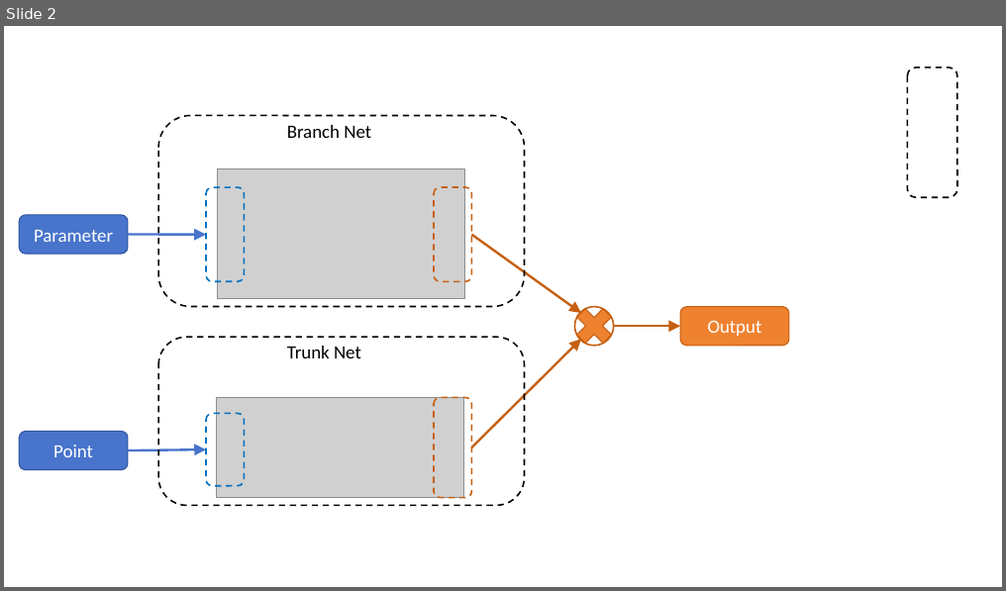
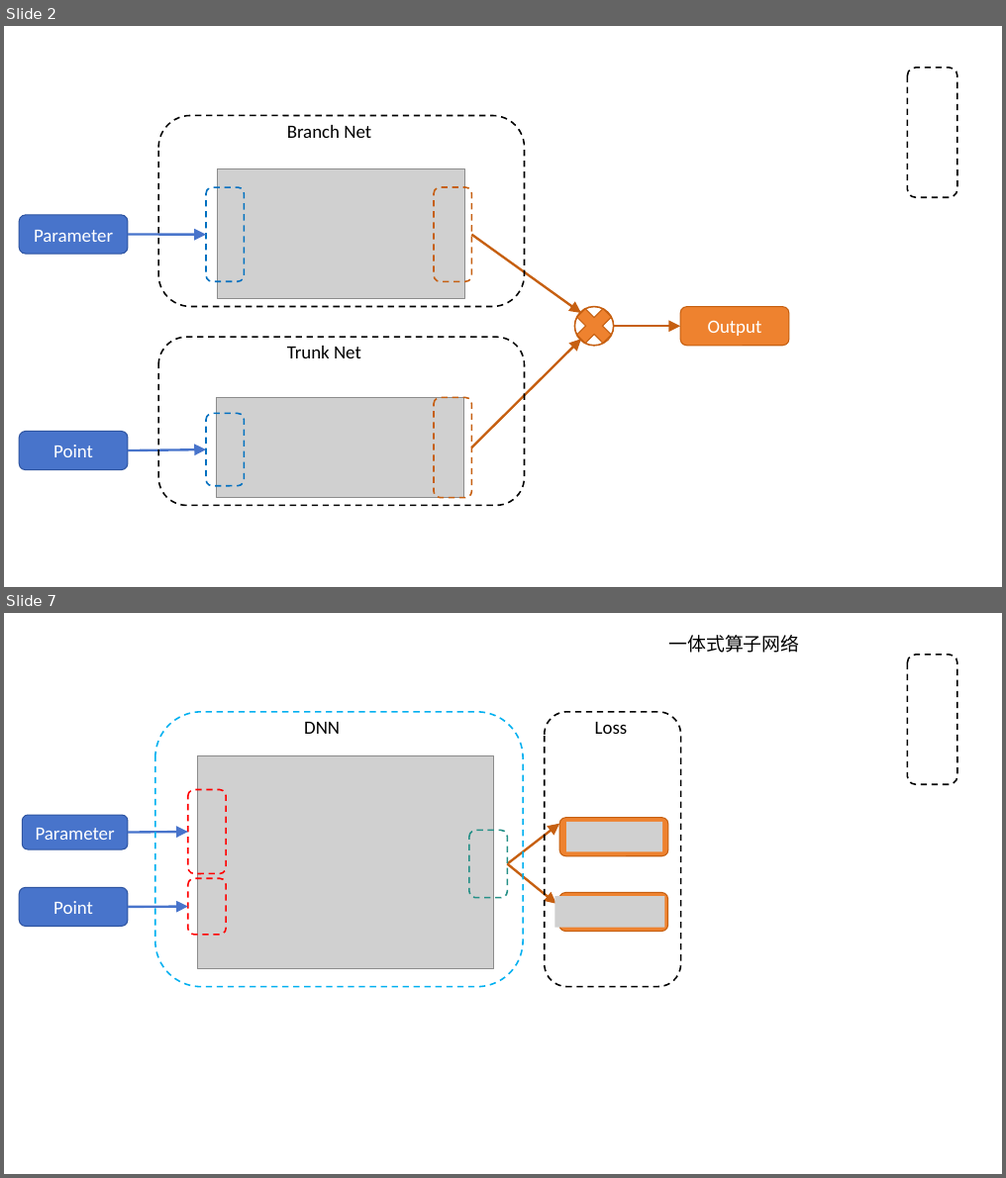
Before and after one commit to hanrui2003/pinn-pytorch, a slide deck: MLDA/论文画图.pptx. Shown one above the other, each under a label of ours: slide 2 before the commit, slides 2 and 7 after it; the slides between them are not shown. The pictures are 1006x591 and 1006x1178 pixels, drawn with LibreOffice and Linux fonts; fonts in the diff are those of the drawing; grey boxes stand for pictures. Boxes give left, top, right and bottom in pixels: in the first picture for what was removed or moved away, otherwise in the second. Text is boxed around its words. In the diff, an @@ line names an element or a change of style, - is before the commit and + after.

```diff
--- a/MLDA/论文画图.pptx
+++ b/MLDA/论文画图.pptx
@@ slide 7 added at bbox=[4, 613, 1002, 1174], background #FFFFFF @@
@@ text added at bbox=[668, 635, 799, 653], 18 pt, text #000000 @@
+一体式算子网络
@@ rounded rectangle added at bbox=[908, 655, 957, 784], outline #000000 1.5 pt dashed @@
@@ rounded rectangle added at bbox=[155, 712, 523, 986], outline #00B0F0 1.5 pt dashed @@
@@ text added at bbox=[304, 722, 340, 734], 18 pt, text #000000 @@
+DNN
@@ rounded rectangle added at bbox=[545, 712, 681, 986], outline #000000 1.5 pt dashed @@
@@ text added at bbox=[595, 722, 628, 734], 18 pt, text #000000 @@
+Loss
@@ picture added at bbox=[197, 756, 494, 969] @@
@@ rounded rectangle added at bbox=[188, 789, 227, 873], outline #FF0000 1.5 pt dashed @@
@@ rounded rectangle added at bbox=[22, 815, 128, 850], fill #4874CB, outline #2E54A1 1 pt, 18 pt, text #FFFFFF @@
+Parameter
@@ rounded rectangle added at bbox=[559, 817, 668, 857], fill #EE822F, outline #C65F10 1 pt @@
@@ arrow added from (128, 833) to (188, 832), #4874CB 2.25 pt @@
@@ rounded rectangle added at bbox=[469, 830, 508, 897], outline #249087 1.5 pt dashed @@
@@ arrow added from (507, 863) to (559, 823), #C65F10 2.25 pt @@
@@ picture added at bbox=[567, 822, 662, 852] @@
@@ rounded rectangle added at bbox=[188, 878, 227, 935], outline #FF0000 1.5 pt dashed @@
@@ arrow added from (507, 863) to (556, 904), #C65F10 2.25 pt @@
@@ rounded rectangle added at bbox=[19, 888, 128, 927], fill #4874CB, outline #2E54A1 1 pt, 18 pt, text #FFFFFF @@
+Point
@@ arrow added from (128, 907) to (188, 906), #4874CB 2.25 pt @@
@@ picture added at bbox=[555, 897, 665, 928] @@
@@ rounded rectangle added at bbox=[559, 893, 668, 932], fill #EE822F, outline #C65F10 1 pt @@
```
Also in this commit, not shown: 4 other slides added, 1 slide removed, 15 other files.
